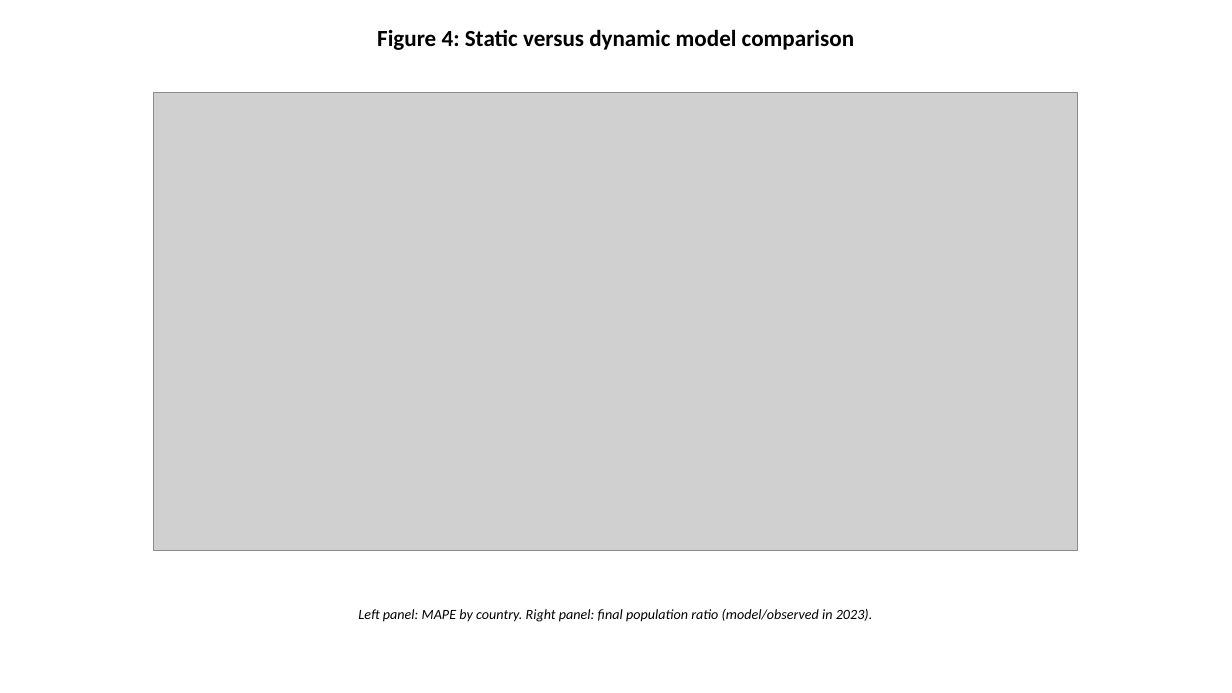
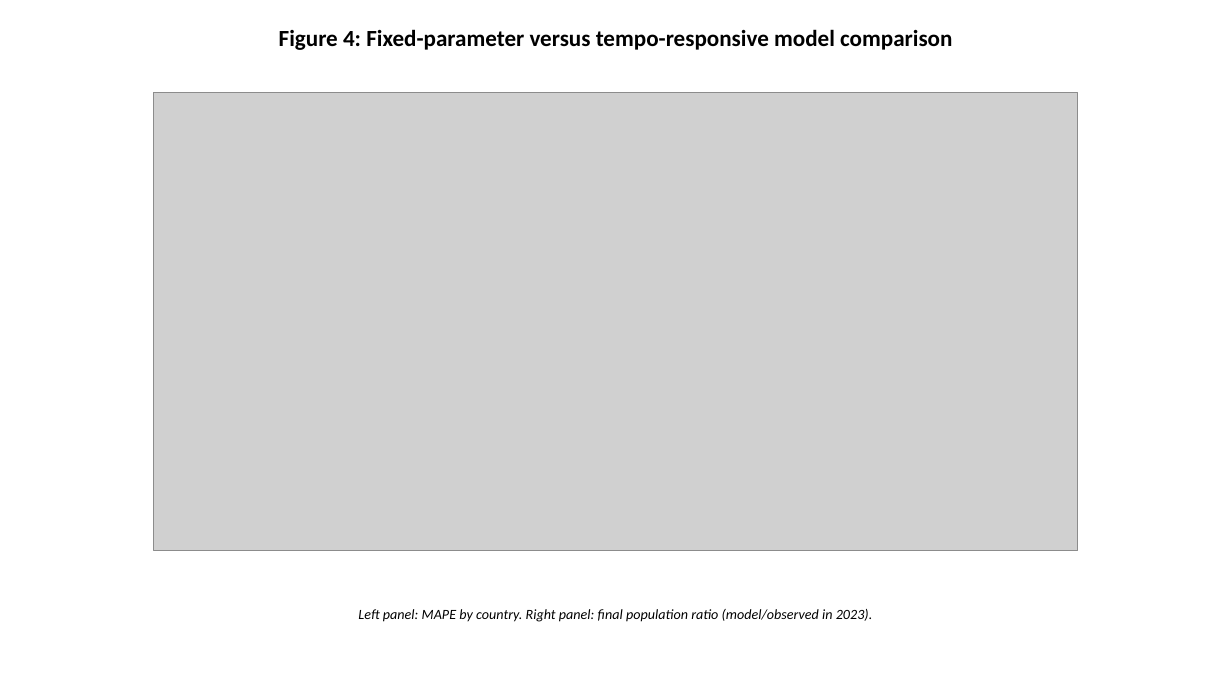
Before and after one commit to bougtoir/kotha-rct-decomposition, a slide deck: slide 4 of tempo-effect-paper/manuscripts/PopStudies_Figures_EN.pptx. Drawn at 1232x693 pixels with LibreOffice and Linux fonts; fonts in the diff are those of the drawing; grey boxes stand for pictures. Boxes give left, top, right and bottom in pixels: in the first picture for what was removed or moved away, otherwise in the second. Text is boxed around its words. In the diff, an @@ line names an element or a change of style, - is before the commit and + after.

```diff
--- a/tempo-effect-paper/manuscripts/PopStudies_Figures_EN.pptx
+++ b/tempo-effect-paper/manuscripts/PopStudies_Figures_EN.pptx
@@ text at (279, 29, 952, 50): text changed @@
-Figure 4: Static versus dynamic model comparison
+Figure 4: Fixed-parameter versus tempo-responsive model comparison
```
Also in this commit, not shown: 3 other slides changed, 5 other files.
